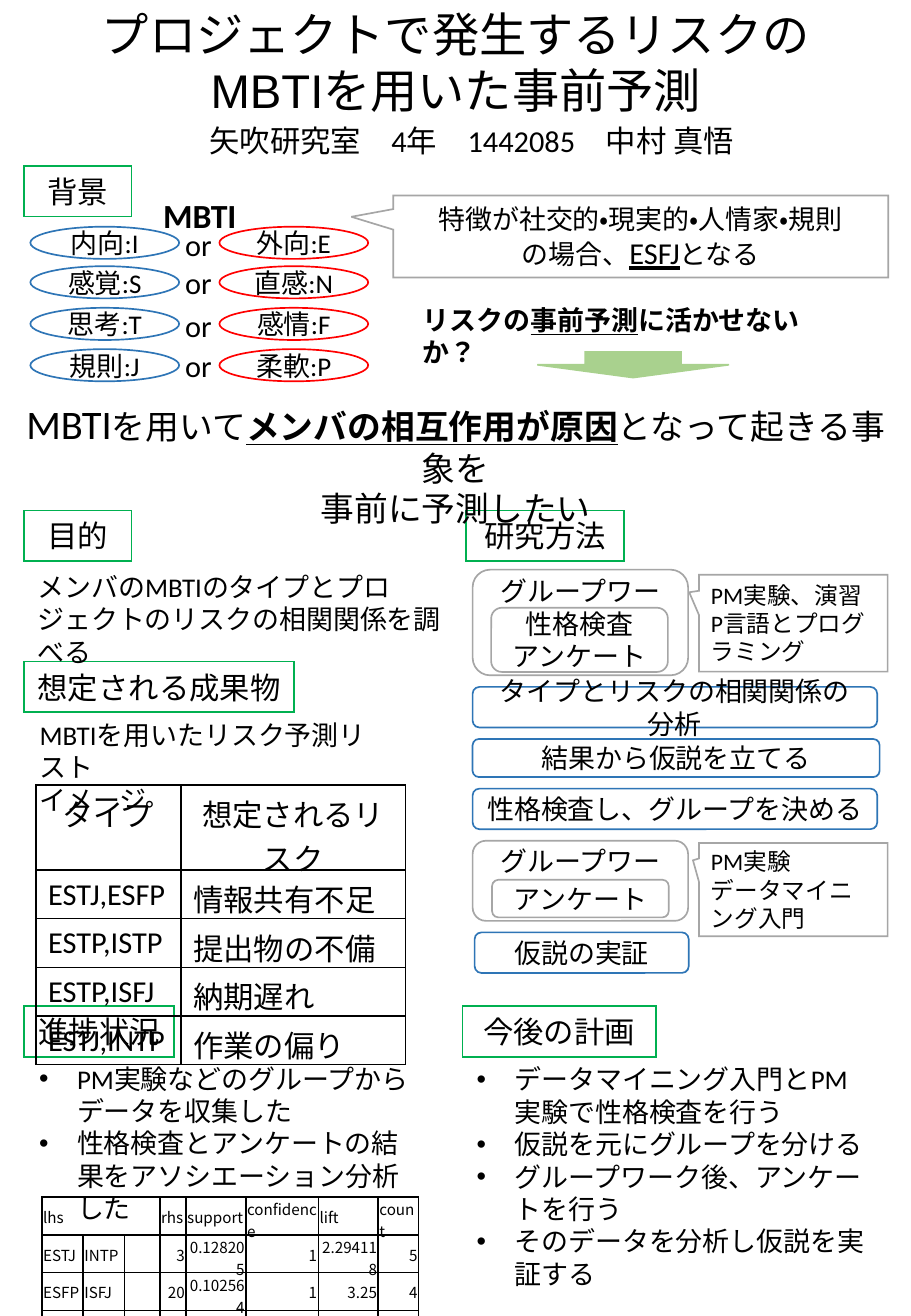
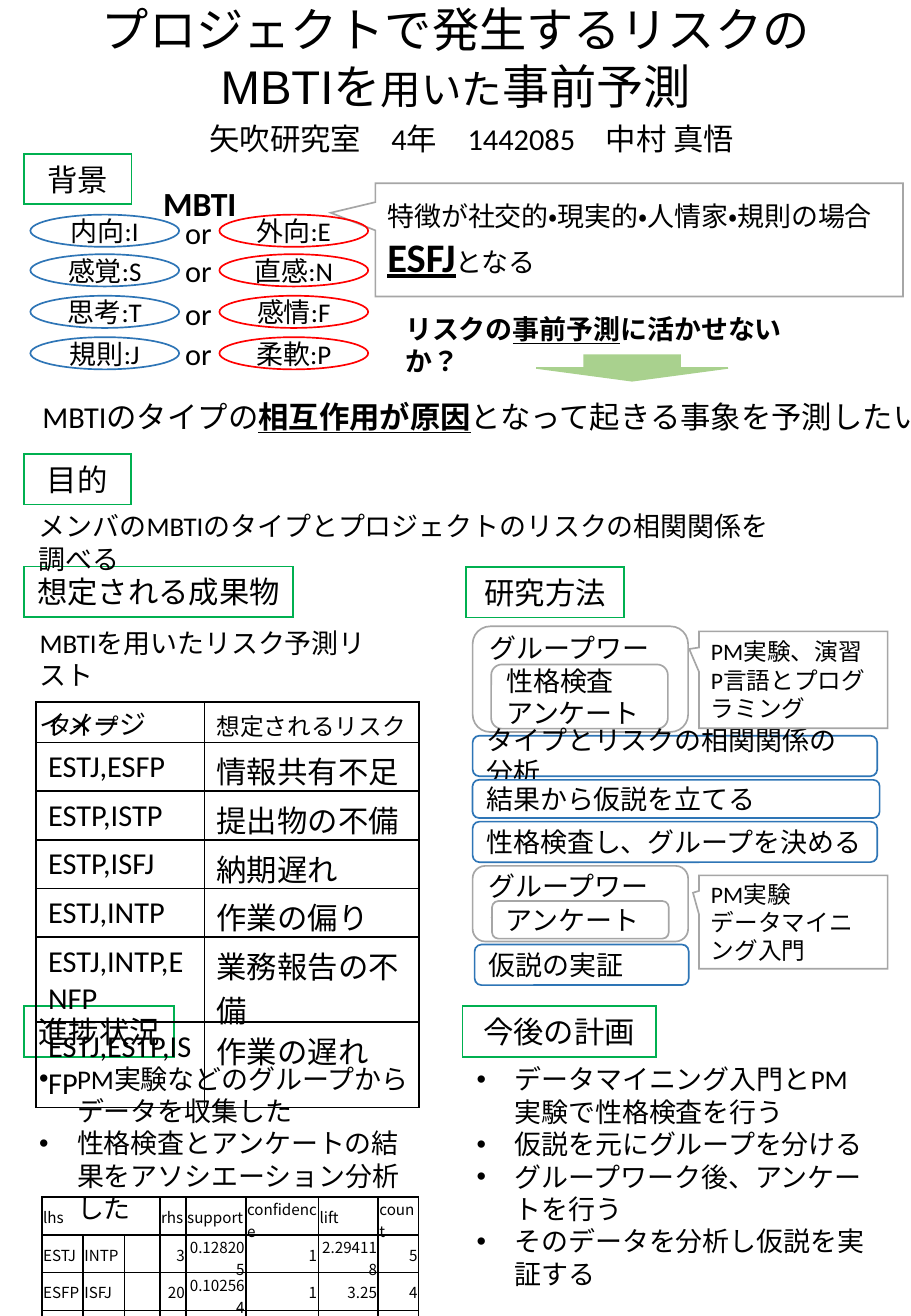
Before and after one commit to keimatsui/kadai, a slide deck: slide 1 of 卒業論文/2016/中村真悟/中間発表/卒論中間発表ポスター.pptx. Drawn at 911x1316 pixels with LibreOffice and Linux fonts; fonts in the diff are those of the drawing. Boxes give left, top, right and bottom in pixels: in the first picture for what was removed or moved away, otherwise in the second. Text is boxed around its words. In the diff, an @@ line names an element or a change of style, - is before the commit and + after.

Commit message:
初回訂正
お願いします

```diff
--- a/卒業論文/2016/中村真悟/中間発表/卒論中間発表ポスター.pptx
+++ b/卒業論文/2016/中村真悟/中間発表/卒論中間発表ポスター.pptx
@@ rounded rectangle "プロジェクトで発生するリスクの MBTIを用いた事前予測" moved from (x1=66, y1=11, x2=845, y2=112) to (x1=66, y1=6, x2=845, y2=107) @@
@@ rounded rectangle "プロジェクトで発生するリスクの MBTIを用いた事前予測" at (x1=66, y1=6, x2=845, y2=107): size 28 to 24 pt in "MBTIを用いた事前予測" @@
@@ 8 ellipses, 5 texts, 1 rectangle moved together from (x1=24, y1=166, x2=368, y2=380) to (x1=24, y1=154, x2=368, y2=369) @@
@@ speech box "特徴が社交的・現実的・人情家・規則の場合" resized from (x1=394, y1=196, x2=889, y2=278) to (x1=375, y1=183, x2=902, y2=296) @@
@@ text in speech box at (x1=387, y1=203, x2=872, y2=229): text changed @@
-特徴が社交的・現実的・人情家・規則
-の場合、ESFJとなる
+特徴が社交的・現実的・人情家・規則の場合
+ESFJとなる
@@ text "リスクの事前予測に活かせないか？" moved from (x1=423, y1=307, x2=800, y2=335) to (x1=405, y1=316, x2=782, y2=344) @@
@@ text at (x1=42, y1=402, x2=911, y2=433): text changed; size 20 to 18 pt @@
-MBTIを用いてメンバの相互作用が原因となって起きる事象を
-事前に予測したい
+MBTIのタイプの相互作用が原因となって起きる事象を予測したい
@@ rectangle "目的" moved from (x1=24, y1=510, x2=131, y2=561) to (x1=23, y1=454, x2=130, y2=505) @@
@@ text "メンバのMBTIのタイプとプロジェクトのリスクの相関関係を調べる" rewrapped from (x1=37, y1=574, x2=390, y2=598) to (x1=39, y1=513, x2=768, y2=539) @@
@@ rectangle "想定される成果物" moved from (x1=24, y1=662, x2=294, y2=713) to (x1=23, y1=566, x2=293, y2=617) @@
@@ text "MBTIを用いたリスク予測リスト" moved from (x1=40, y1=784, x2=147, y2=817) to (x1=40, y1=712, x2=147, y2=736) @@
@@ 2 rounded rectangles, 1 rectangle, 1 speech box moved together from (x1=466, y1=510, x2=887, y2=675) to (x1=466, y1=567, x2=887, y2=732) @@
@@ alignment centre to left in 8 elements at (x1=475, y1=945, x2=689, y2=985), (x1=492, y1=901, x2=668, y2=939), (x1=473, y1=866, x2=688, y2=941), (x1=473, y1=821, x2=877, y2=861), (x1=473, y1=780, x2=879, y2=817), (x1=473, y1=736, x2=877, y2=776), (x1=473, y1=627, x2=688, y2=732), (x1=491, y1=664, x2=667, y2=729) @@
@@ table at (x1=36, y1=702, x2=420, y2=1075) @@
+row 6: ESTJ,INTP,ENFP | 業務報告の不備
+row 7: ESTJ,ESTP,ISFP | 作業の遅れ
@@ table resized from (x1=36, y1=785, x2=406, y2=1069) to (x1=36, y1=702, x2=420, y2=1075) @@
@@ text at (x1=40, y1=712, x2=147, y2=736): line spacing 1 to 1.5 @@
@@ rounded rectangle "タイプとリスクの相関関係の分析" moved from (x1=473, y1=688, x2=877, y2=728) to (x1=473, y1=736, x2=877, y2=776) @@
@@ rounded rectangle "結果から仮説を立てる" moved from (x1=473, y1=739, x2=879, y2=776) to (x1=473, y1=780, x2=879, y2=817) @@
@@ rounded rectangle "性格検査し、グループを決める" moved from (x1=473, y1=788, x2=877, y2=828) to (x1=473, y1=821, x2=877, y2=861) @@
@@ rounded rectangle "グループワーク" resized from (x1=473, y1=841, x2=688, y2=921) to (x1=473, y1=866, x2=688, y2=941) @@
@@ speech box "PM実験 データマイニング入門" moved from (x1=698, y1=843, x2=887, y2=937) to (x1=698, y1=876, x2=887, y2=969) @@
@@ rounded rectangle "アンケート" moved from (x1=492, y1=879, x2=668, y2=917) to (x1=492, y1=901, x2=668, y2=939) @@
@@ rounded rectangle "仮説の実証" moved from (x1=475, y1=933, x2=689, y2=973) to (x1=475, y1=945, x2=689, y2=985) @@
```
